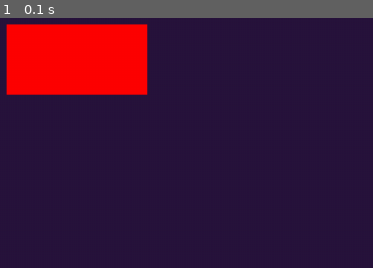
Above: before the commit, frame 1.
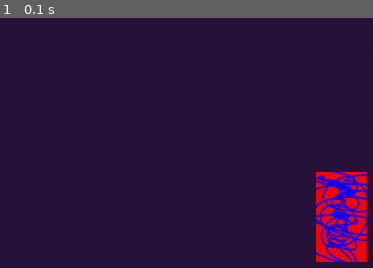
Above: after the commit, the same moment.

Repository: Oliver-Haworth/Pygame-game
Game: pygame game, started from main.py
The game is run twice, just before and just after one commit, with the same random seed, the same clock (stepped at 60 frames per second) and the same inputs.
Inputs:
- Up to frame 1 (0.1 s): no input

The runs differ from the first frame. In frame 1, 16% of the frame differs, in the area x 1-99%, y 2-98%.

Commit message:
added player img

Diff:
--- a/main.py
+++ b/main.py
@@ -1,5 +1,8 @@
 # --- main.py ---
-''' this file maintains the modules and runtime '''
+'''
+this file maintains the modules and runtime
+all functions and methods must only use variables and constants from __init__ or peramiters
+'''
 
 
 # --- import library ---
@@ -13,7 +16,7 @@
 
 # Clear Logs
 with open('game_log.log', 'w'):
-    log.debug('main.py - new session started')
+    log.debug(' new session started')
 
 log.debug('All modules imported')
 
@@ -25,6 +28,7 @@
     def __init__(self):
         # Initializations
         pygame.init()
+        self.player = Player(640, 360, Settings.Paths.PLAYER_IMG1 )
 
         # Clock
         self.clock = pygame.time.Clock()
@@ -79,7 +83,7 @@
             self.canvas.blit(self.bg_surf, (0, 0))
 
             # 2. Draw the player onto the canvas
-            pygame.draw.rect(self.canvas, Player.box_color, Player.box_rect)
+            self.player.draw_player(self.canvas)
 
             # 3. Scale the canvas to screen size
             scaled_window = pygame.transform.scale(self.canvas, self.screen.get_size())
--- a/player.py
+++ b/player.py
@@ -1,5 +1,8 @@
 # --- player.py ---
-''' this file maintains anything regarding the player e.g. mechanics '''
+'''
+this file maintains anything regarding the player e.g. mechanics
+all functions and methods must only use variables and constants from __init__ or peramiters
+'''
 
 
 # --- import library ---
@@ -12,5 +15,19 @@
 
 # --- Player class ---
 class Player:
-    box_color = (255, 0, 0)
-    box_rect = pygame.Rect(200, 150, 200, 100)
+    ''' '''
+
+    def __init__(self, x, y, image_path):
+        self.position = pygame.math.Vector2(x, y)
+        self.velocity = pygame.math.Vector2(0, 0)
+        self.on_ground = False
+
+        self.image = pygame.image.load(image_path)
+        self.rect = self.image.get_rect(topleft=(x, y))
+
+
+    def draw_player(self, surface):
+        ''' '''
+
+        self.rect.topleft = (self.position.x, self.position.y)
+        surface.blit(self.image, self.rect)
--- a/settings.py
+++ b/settings.py
@@ -3,10 +3,12 @@
     I intend to make this a .txt file later on
     potentially i use this file as a layer to read from that file'''
 
+
 # --- import library ---
 ''' import all required libraries '''
 import os
 from log_system import log
+
 
 class Settings():
     ''' Settings class to hold game configuration constants '''
@@ -15,6 +17,7 @@
     WINDOW_WIDTH, WINDOW_HEIGHT = 1, 1
 
     FPS = 60
+
 
     class Paths():
         ''' defines the asset paths used in the game '''
@@ -30,3 +33,5 @@
 
         log.debug(f"root assets directory set to: {ASSETS_DIR}")
         log.debug(f"Levels directory set to: {LEVELS_DIR}")
+
+        PLAYER_IMG1 = os.path.join(ASSETS_DIR, "PlayerImg1.png")
Binary file added: assets/PlayerImg1.png
Not shown, added: rough game sketch.paint
